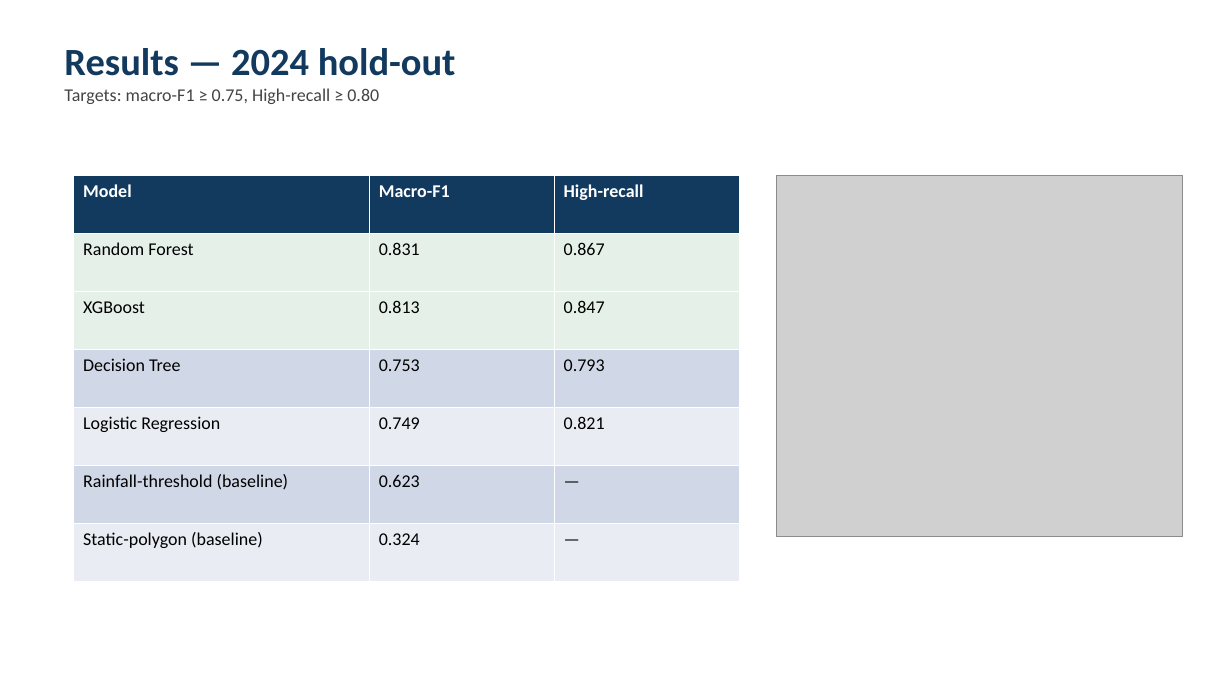
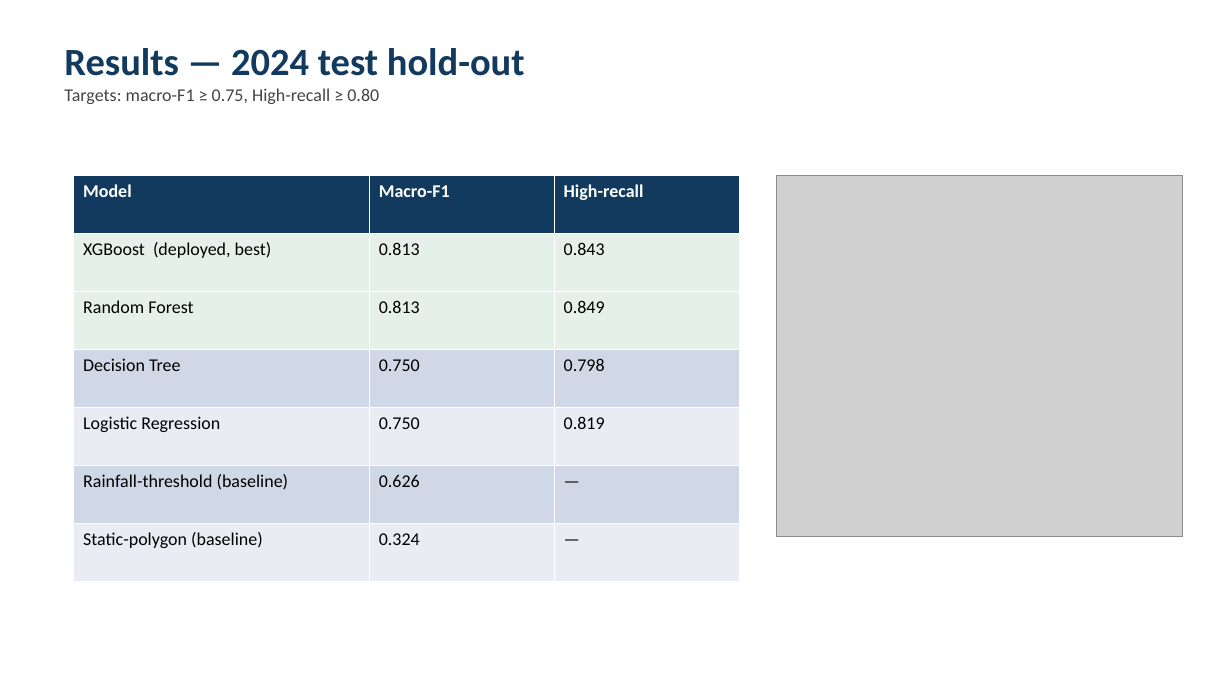
Before and after one commit to kellenmurerwa/flood-risk-hmm-rwanda, a slide deck: slide 8 of Flood_Risk_Defense_Slides.pptx. Drawn at 1232x693 pixels with LibreOffice and Linux fonts; fonts in the diff are those of the drawing; grey boxes stand for pictures. Boxes give left, top, right and bottom in pixels: in the first picture for what was removed or moved away, otherwise in the second. Text is boxed around its words. In the diff, an @@ line names an element or a change of style, - is before the commit and + after.

```diff
--- a/Flood_Risk_Defense_Slides.pptx
+++ b/Flood_Risk_Defense_Slides.pptx
@@ text at (x1=64, y1=48, x2=525, y2=76): text changed @@
-Results — 2024 hold-out
+Results — 2024 test hold-out
@@ table at (x1=74, y1=176, x2=739, y2=582) @@
-row 2: Random Forest | 0.831 | 0.867
+row 2: XGBoost (deployed, best) | 0.813 | 0.843
-row 3, column 1: XGBoost
+row 3, column 1: Random Forest
-row 3, column 3: 0.847
+row 3, column 3: 0.849
-row 4, column 2: 0.753
+row 4, column 2: 0.750
-row 4, column 3: 0.793
+row 4, column 3: 0.798
-row 5, column 2: 0.749
+row 5, column 2: 0.750
-row 5, column 3: 0.821
+row 5, column 3: 0.819
-row 6, column 2: 0.623
+row 6, column 2: 0.626
```
Also in this commit, not shown: 8 other slides changed, 26 other files.
